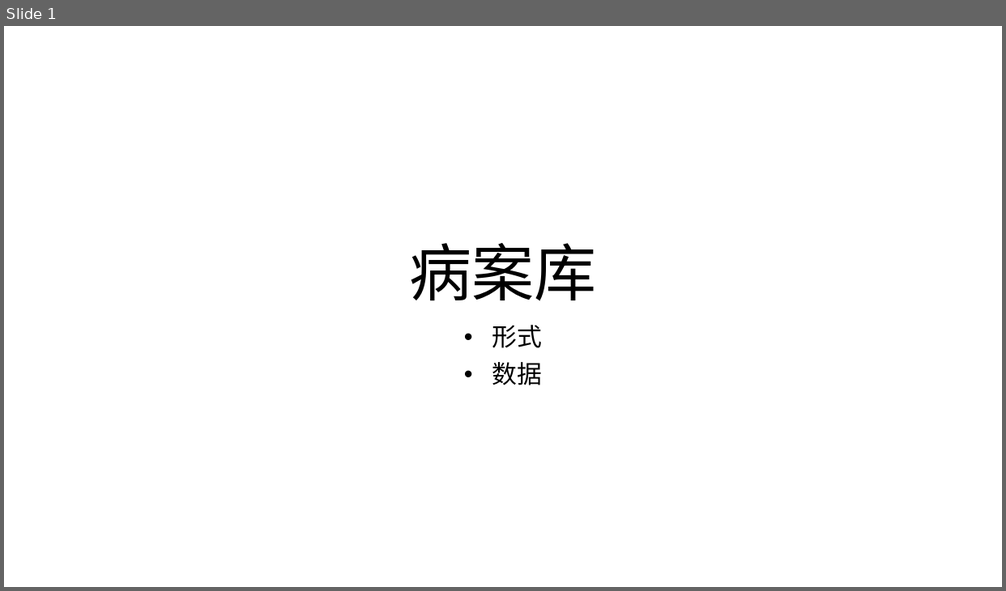
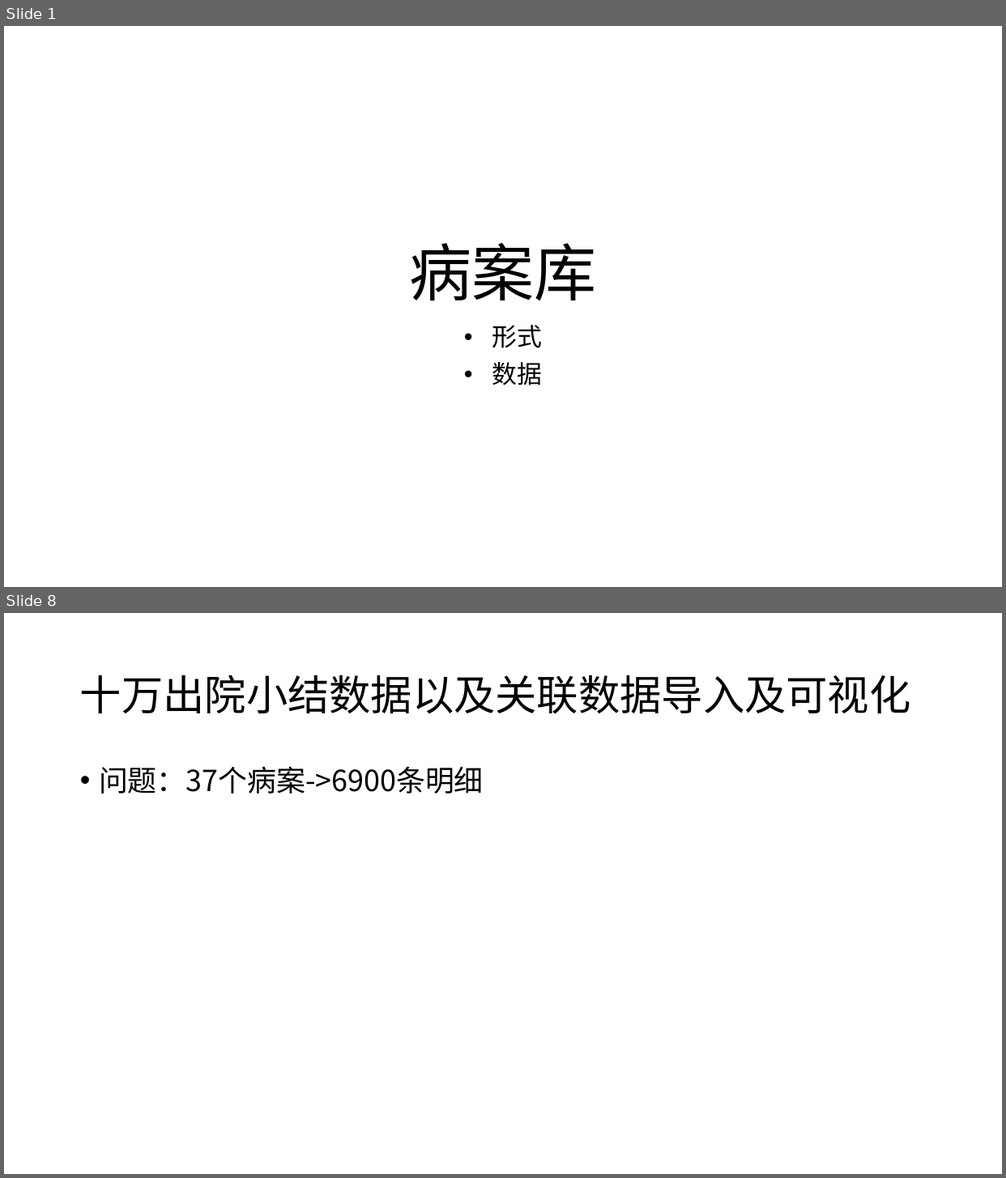
Before and after one commit to zmy1103/GNN_-, a slide deck: 病案库构建/病案库构建方案.pptx. Shown one above the other, each under a label of ours: slide 1 before the commit, slides 1 and 8 after it; the slides between them are not shown. The pictures are 1006x591 and 1006x1178 pixels, drawn with LibreOffice and Linux fonts; fonts in the diff are those of the drawing. Boxes give left, top, right and bottom in pixels: in the first picture for what was removed or moved away, otherwise in the second. Text is boxed around its words. In the diff, an @@ line names an element or a change of style, - is before the commit and + after.

```diff
--- a/病案库构建/病案库构建方案.pptx
+++ b/病案库构建/病案库构建方案.pptx
@@ slide 8 added at <box>4,613,1002,1174</box>, background #FFFFFF @@
@@ title added at <box>80,675,911,714</box>, 40 pt, text #000000 @@
+十万出院小结数据以及关联数据导入及可视化
@@ text added at <box>99,766,484,794</box>, 28 pt, text #000000 @@
+• 问题：37个病案->6900条明细
```
Also in this commit, not shown: 3 slides changed, 16 other slides added.
